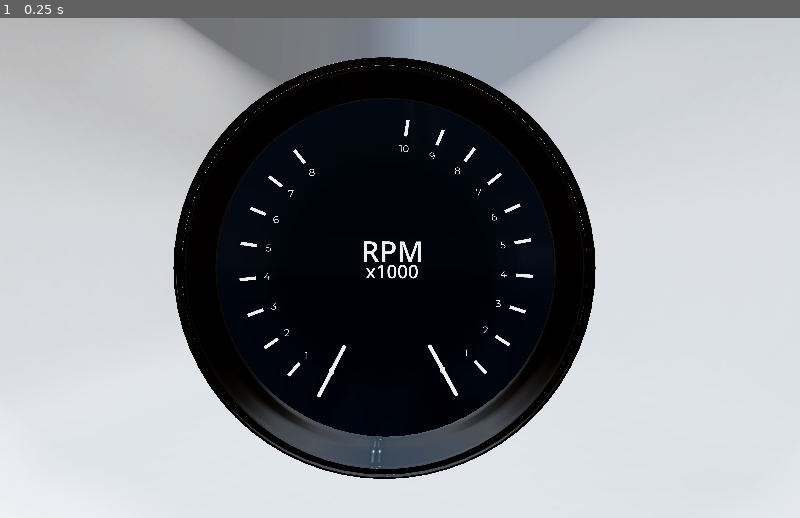
Above: before the commit, frame 1.
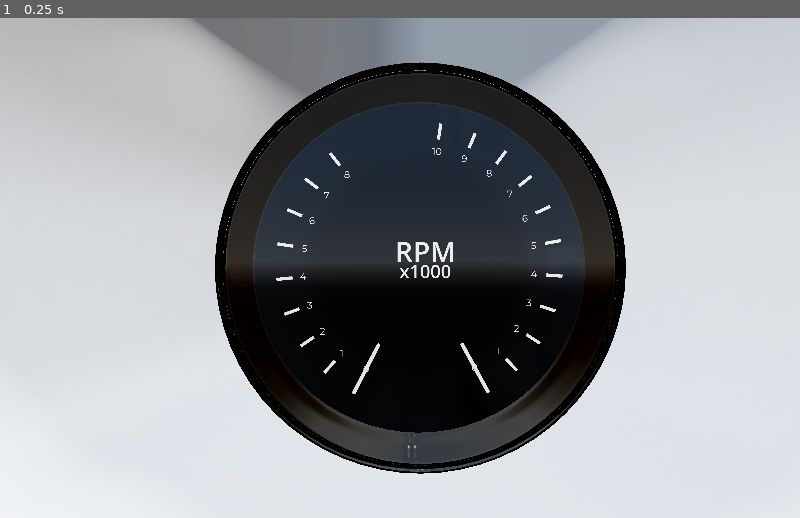
Above: after the commit, the same moment.

Repository: viktor-sabat/POCWebGL
Game: Godot game, scene res://main.tscn
Same seed, same stepped clock (60 frames per second), same inputs: the game is played once before the commit and once after it.
Inputs:
- Up to frame 1 (0.25 s): no input

The runs differ from the first frame. In frame 1, 25% of the frame differs, in the area x 21-79%, y 0-93%.

Commit message:
Add the last version of build, with a better glass texture

Diff:
--- a/main.tscn
+++ b/main.tscn
@@ -135,7 +135,7 @@
 spot_angle = 89.99
 
 [node name="Camera3D" type="Camera3D" parent="."]
-transform = Transform3D(1, 0, 0, 0, 1, 0, 0, 0, 1, 3.6, 16.5, 1.1)
+transform = Transform3D(1, 0, 0, 0, 1, 0, 0, 0, 1, 1.4856, 16.5, 1.6)
 
 [node name="Gauge" parent="." instance=ExtResource("3_1bvp3")]
 transform = Transform3D(-8.74228e-08, 0, -2, 0, 2, 0, 2, 0, -8.74228e-08, 2.7, 16.5, -12.4)
@@ -246,6 +246,6 @@
 surface_material_override/0 = ExtResource("12_ycdy4")
 
 [node name="GlassSphereTesting" type="MeshInstance3D" parent="."]
-transform = Transform3D(10, 0, 0, 0, 10, 0, 0, 0, 10, 37, 16, 3)
+transform = Transform3D(6.48575, 0, 0, 0, 5.81905, 0, 0, 0, 5.93718, 63.3869, 16, -13.4681)
 mesh = SubResource("SphereMesh_efxa6")
 surface_material_override/0 = ExtResource("12_dg77c")
--- a/models/gauge/GaugeGlass.tres
+++ b/models/gauge/GaugeGlass.tres
@@ -2,12 +2,10 @@
 
 [resource]
 transparency = 1
-albedo_color = Color(1, 1, 1, 0.0352941)
+albedo_color = Color(1, 1, 1, 0.211765)
 metallic = 1.0
 metallic_specular = 0.52
 roughness = 0.0
-emission_enabled = true
 emission = Color(0, 0.235375, 0.487178, 1)
 emission_energy_multiplier = 1.32
-clearcoat_enabled = true
 clearcoat_roughness = 0.22
Not shown, changed: Builds/web/index.html
Not shown, changed: Builds/web/index.pck
